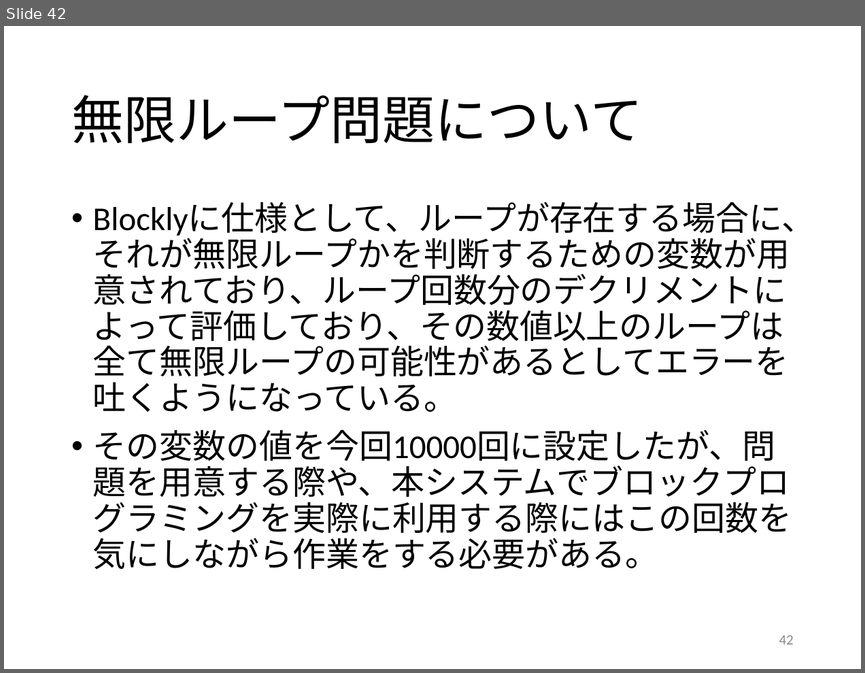
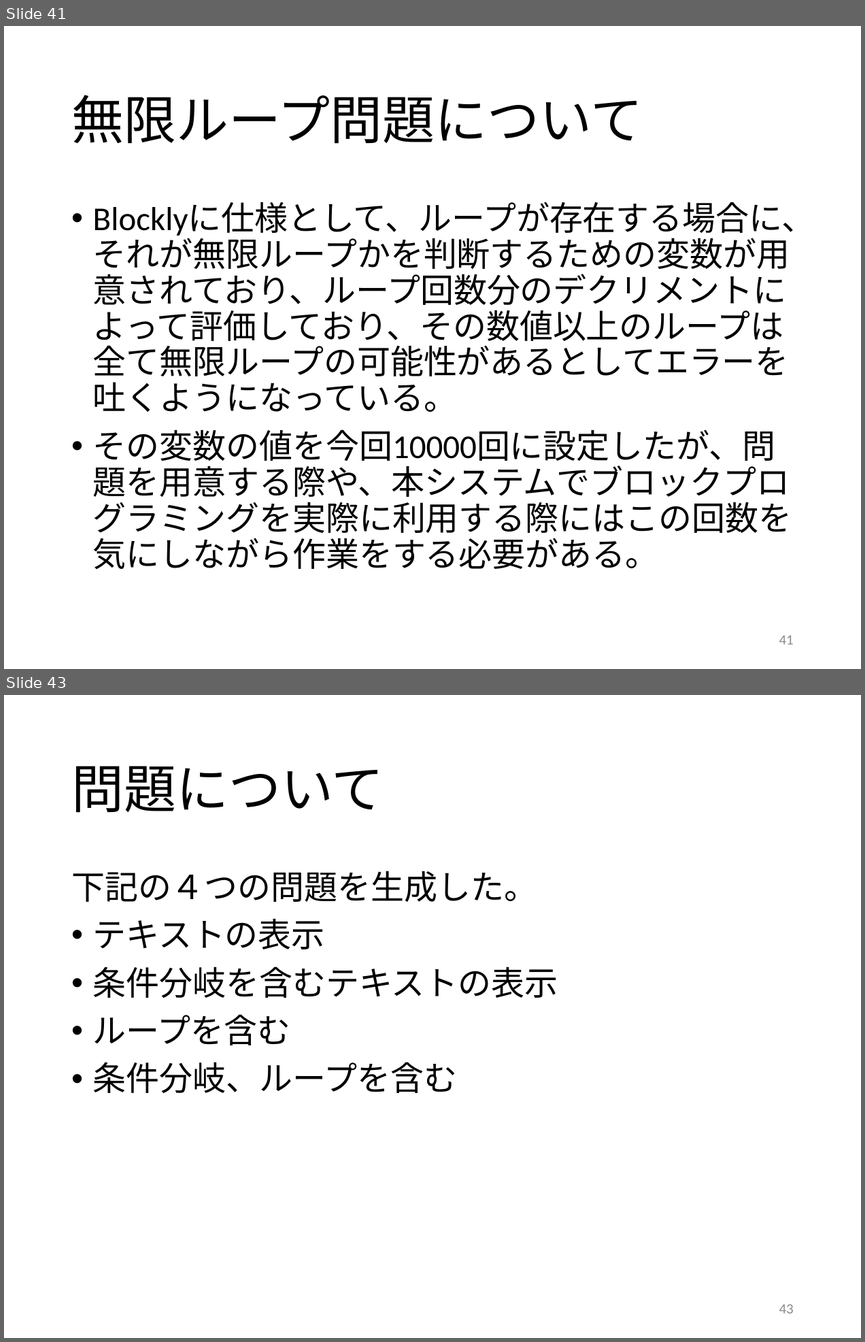
Before and after one commit to kait-takanolab/1821121-shimaoka-thesis, a slide deck: 1821121_shimaoka_sotsuken.pptx. Shown one above the other, each under a label of ours: slide 42 before the commit, slides 41 and 43 after it; the slides between them are not shown. The pictures are 865x673 and 865x1342 pixels, drawn with LibreOffice and Linux fonts; fonts in the diff are those of the drawing. Boxes give left, top, right and bottom in pixels: in the first picture for what was removed or moved away, otherwise in the second. Text is boxed around its words. In the diff, an @@ line names an element or a change of style, - is before the commit and + after.

Commit message:
12/05 ppslide42~44追加
インデントについて
問題の作成
アンケートについて
のslideを作成した

```diff
--- a/1821121_shimaoka_sotsuken.pptx
+++ b/1821121_shimaoka_sotsuken.pptx
@@ slide 43 added at (4, 695, 861, 1338), background #FFFFFF @@
@@ title added at (71, 766, 384, 813), 44 pt, text #000000 @@
+問題について
@@ text added at (71, 870, 558, 1093), 28 pt, text #000000 @@
+下記の４つの問題を生成した。
+• テキストの表示
+• 条件分岐を含むテキストの表示
+• ループを含む
+• 条件分岐、ループを含む
@@ page number added at (779, 1304, 793, 1313), 12 pt, text #8C8C8C @@
+43
@@ what was slide 42 is now slide 41 @@
@@ page number at (779, 635, 793, 644): text changed @@
-42
+41
```
Also in this commit, not shown: 1 slide changed, 2 other slides added, 1 slide removed.
